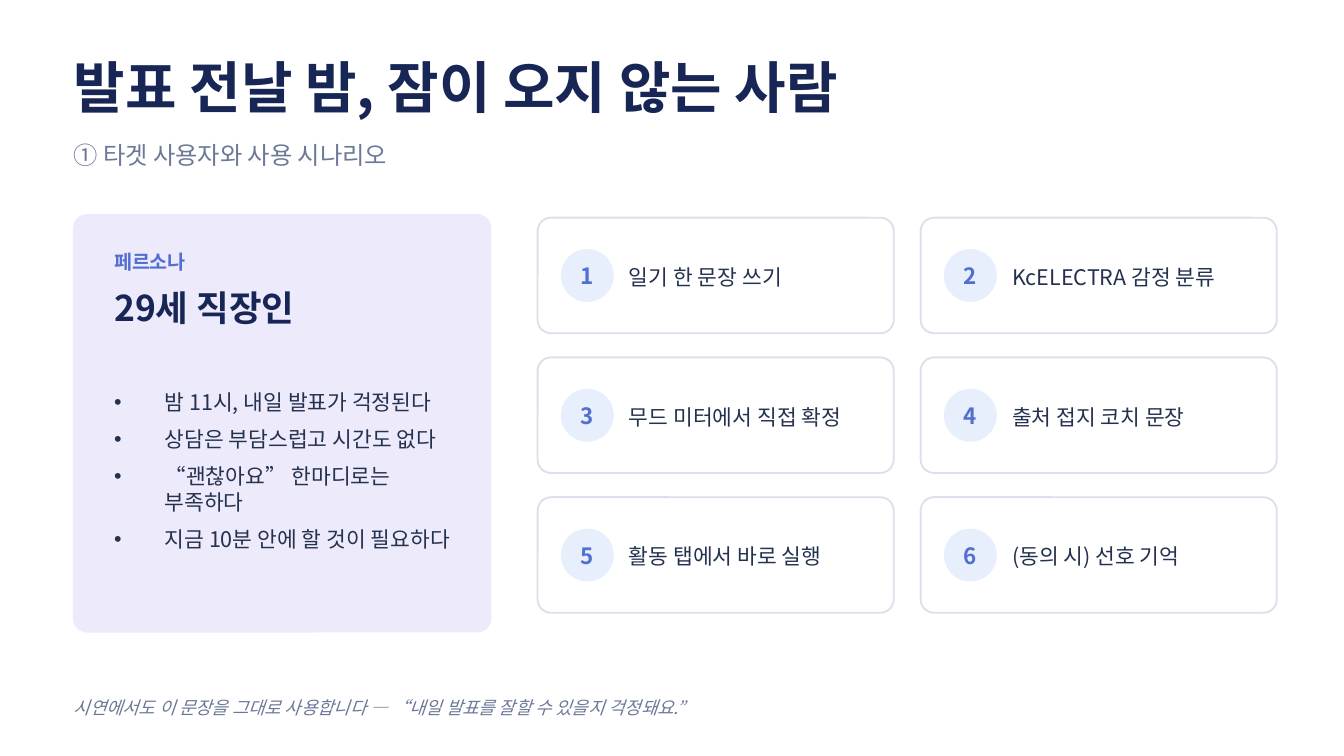
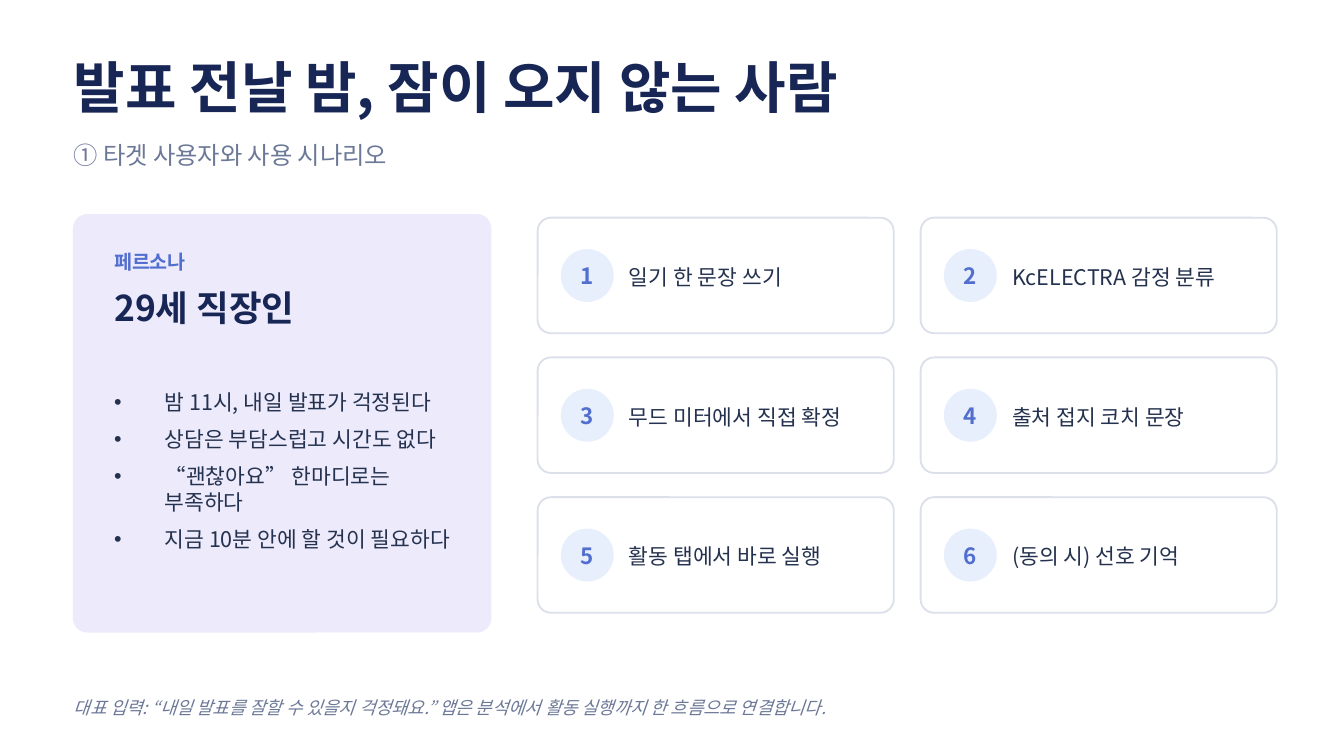
Before and after one commit to codyssey-seungmin/M2-1, a slide deck: slide 3 of docs/presentation.pptx. Drawn at 1344x756 pixels with LibreOffice and Linux fonts; fonts in the diff are those of the drawing. Boxes give left, top, right and bottom in pixels: in the first picture for what was removed or moved away, otherwise in the second. Text is boxed around its words. In the diff, an @@ line names an element or a change of style, - is before the commit and + after.

```diff
--- a/docs/presentation.pptx
+++ b/docs/presentation.pptx
@@ text at box(74, 699, 826, 716): text changed @@
-시연에서도 이 문장을 그대로 사용합니다 — “내일 발표를 잘할 수 있을지 걱정돼요.”
+대표 입력: “내일 발표를 잘할 수 있을지 걱정돼요.” 앱은 분석에서 활동 실행까지 한 흐름으로 연결합니다.
```
Also in this commit, not shown: 9 other slides changed, 2 other files.
